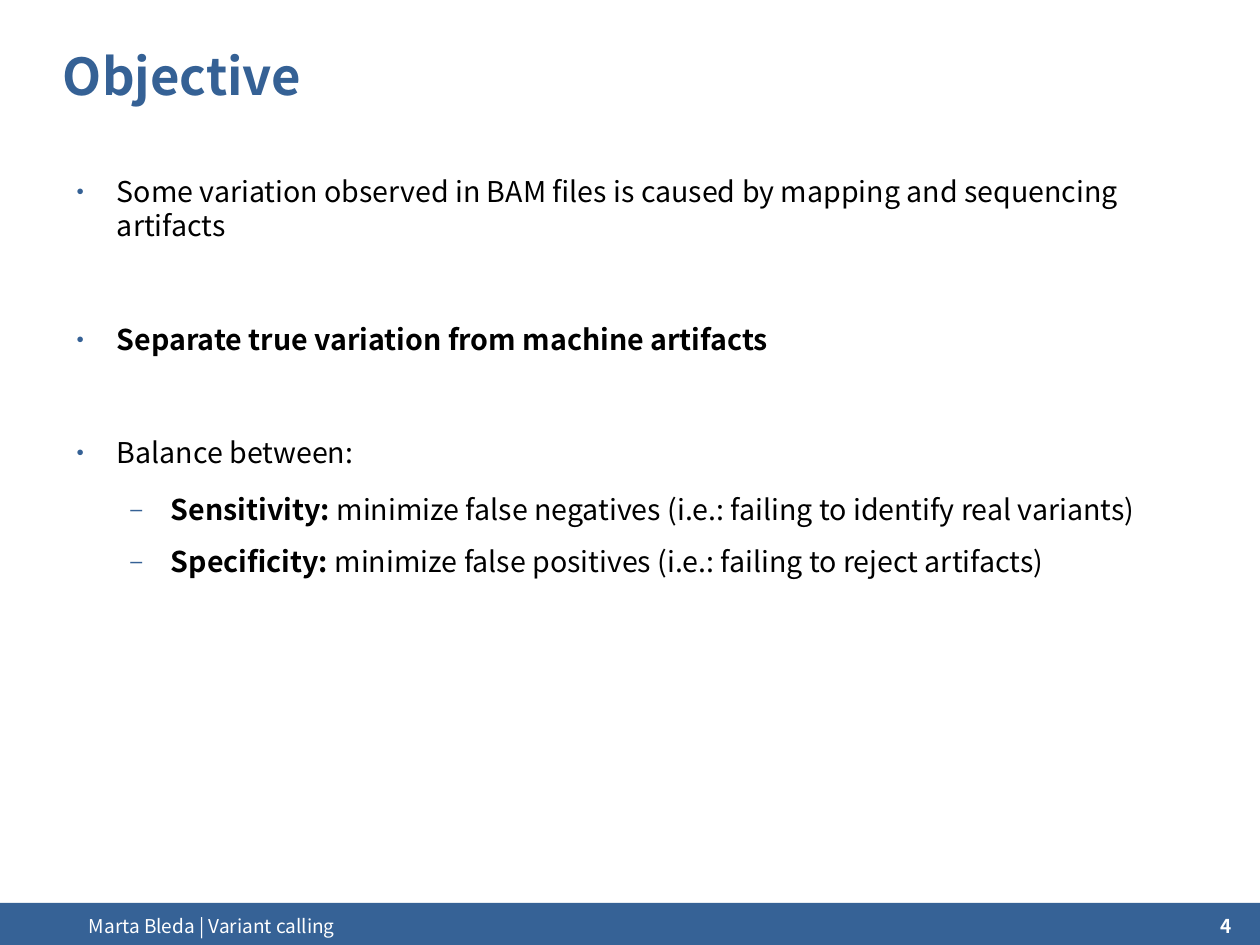
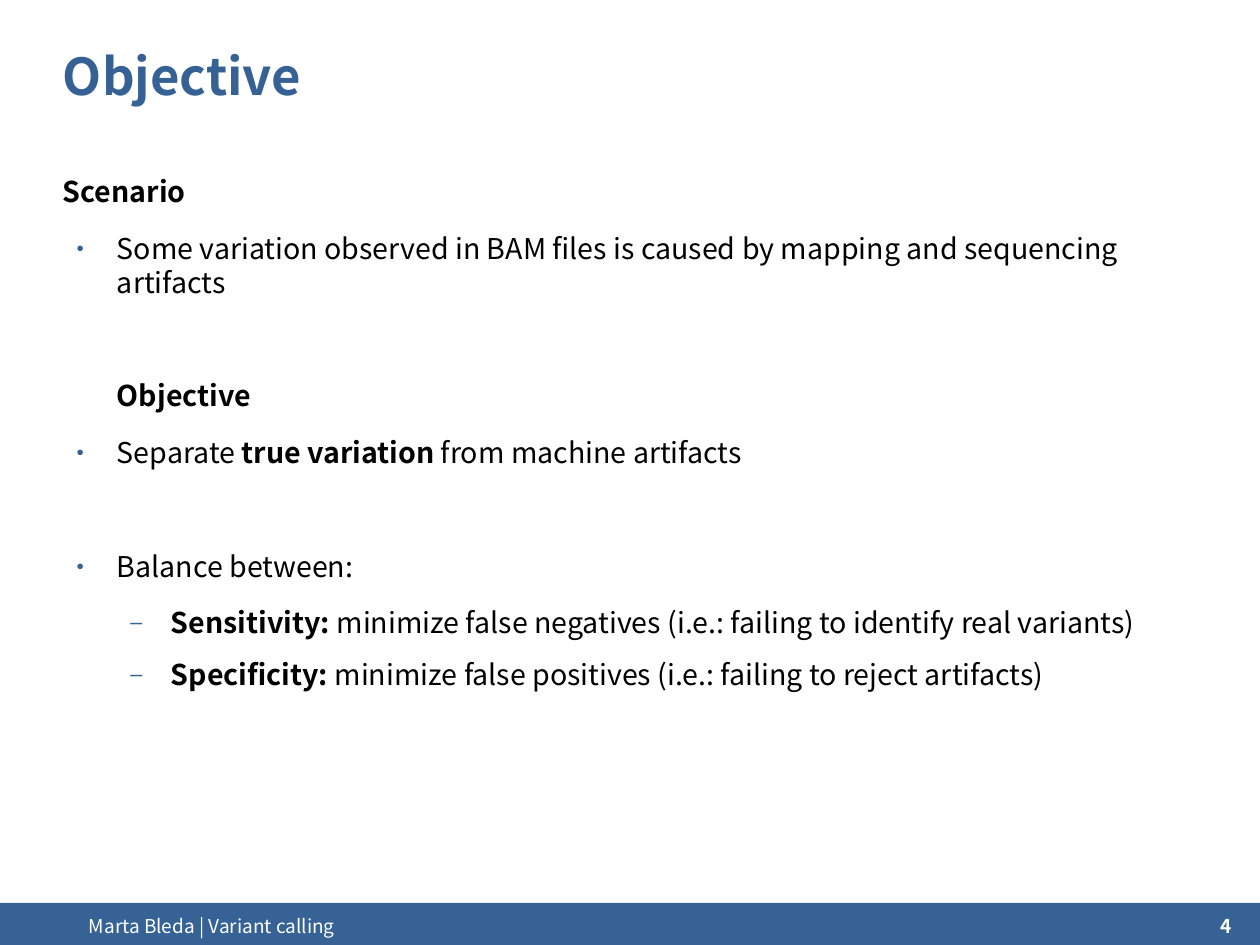
Before and after one commit to mbleda/ngscourse.github.io, a slide deck: slide 4 of COURSE_MATERIALS/variant_calling/slides/2014-Cambridge_variant_calling.odp. Drawn at 1260x945 pixels with LibreOffice and Linux fonts; fonts in the diff are those of the drawing; background and template pictures are left out. Boxes give left, top, right and bottom in pixels: in the first picture for what was removed or moved away, otherwise in the second. Text is boxed around its words. In the diff, an @@ line names an element or a change of style, - is before the commit and + after.

```diff
--- a/COURSE_MATERIALS/variant_calling/slides/2014-Cambridge_variant_calling.odp
+++ b/COURSE_MATERIALS/variant_calling/slides/2014-Cambridge_variant_calling.odp
@@ text at [63, 179, 186, 203]: paragraph added @@
+Scenario
@@ text at [117, 383, 251, 413]: paragraph added @@
+Objective
@@ text at [117, 440, 742, 470]: bold off in "Separate from machine artifacts" @@
```
Also in this commit, not shown: 5 other slides changed, 3 slides removed, 10 other files.
